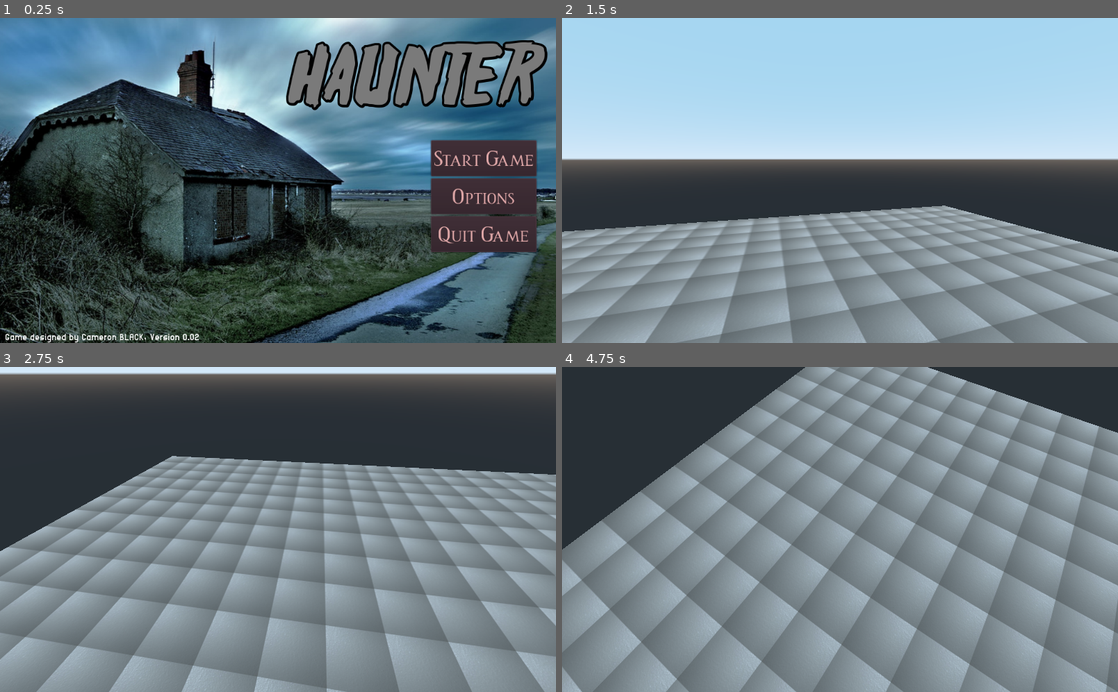
Above: before the commit, frames 1-4 (two rows, left to right).
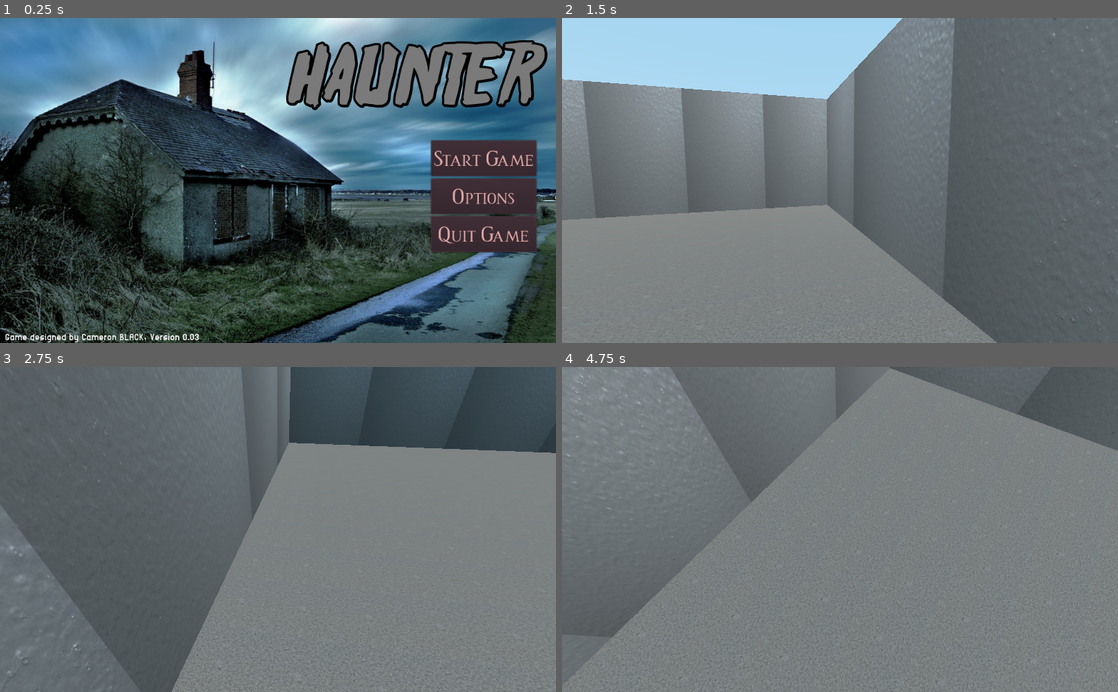
Above: after the commit, the same moments.

Repository: Camasamac/2022-Haunter
Game: Godot game, scene res://MainMenu/MainMenu.tscn
Two runs of this game, one before a commit and one after it. Both use one fixed random seed, a clock stepped at 60 frames per second and the inputs below.
Inputs (mouse positions are in pixels of both pictures, inside the frame that each line leads up to):
- Up to frame 1 (0.25 s): no input
- Up to frame 2 (1.5 s): click "Start Game" at 0.5 s; tap Enter at 1.25 s; move the mouse to (962, 164) at 1.27 s; hold D (player_right) from 1.28 s (still down)
- Up to frame 3 (2.75 s): tap Space (jump) at 1.52, 2.27 s; move the mouse to (166, 545) at 2.02 s; release D (player_right) at 2.03 s; hold S (player_backward) from 2.03 s (still down)
- Up to frame 4 (4.75 s): move the mouse to (895, 458) at 2.77 s; release S (player_backward) at 2.78 s; hold D (player_right) 2.78-3.53 s; move the mouse to (812, 594) at 3.52 s; hold W (player_forward) 3.53-4.28 s; tap Space (jump) at 3.77, 4.52 s; move the mouse to (1006, 578) at 4.27 s; hold A (player_left) from 4.28 s (still down)

The runs differ from the first frame. In frame 1, less than 0.1% of the frame differs, in the area x 35-36%, y 97-100%; in frame 2, 72%, in the area x 0-100%, y 0-100%; in frame 3, 63%; in frame 4, 55%.

Commit message:
Version 0.03 Top down map of Level 1
The 3D environment is simplified to set up, the floors and have been set for the first level, with walls coming shortly after, and the environment's platforms/objects will come in the same version. This has been updated to 0.03 as the new concept added is a full floorplan of level 1. This phase of development is slow, but the plan is laid out.

P.S use the below video for ideas on interactive
objects for your game :)
https://www.youtube.com/watch?v=GJqbxH1sESY

Diff:
--- a/GameScene/GameScene.tscn
+++ b/GameScene/GameScene.tscn
@@ -1,13 +1,23 @@
-[gd_scene load_steps=6 format=2]
-
-[ext_resource path="res://Textures/drywall.jpg" type="Texture" id=1]
+[gd_scene load_steps=10 format=2]
+
+[ext_resource path="res://Textures/seamless carpet texture.jpg" type="Texture" id=1]
 [ext_resource path="res://Player Stuff/Player.tscn" type="PackedScene" id=2]
+[ext_resource path="res://wall.tscn" type="PackedScene" id=3]
+[ext_resource path="res://Textures/drywall.jpg" type="Texture" id=4]
+
+[sub_resource type="QuadMesh" id=4]
+
+[sub_resource type="SpatialMaterial" id=5]
+albedo_texture = ExtResource( 4 )
+uv1_scale = Vector3( 5, 1, 1 )
 
 [sub_resource type="PlaneMesh" id=1]
 size = Vector2( 20, 20 )
 
 [sub_resource type="SpatialMaterial" id=3]
 albedo_texture = ExtResource( 1 )
+metallic = 0.64
+metallic_specular = 0.65
 uv1_triplanar = true
 
 [sub_resource type="ConcavePolygonShape" id=2]
@@ -15,23 +25,296 @@
 
 [node name="Haunter" type="Spatial"]
 
-[node name="Floor" type="MeshInstance" parent="."]
-transform = Transform( 1, 0, 0, 0, 1, 0, 0, 0, 1, 0.0330696, -0.00526834, -0.0323153 )
-mesh = SubResource( 1 )
-material/0 = SubResource( 3 )
-
-[node name="StaticBody" type="StaticBody" parent="Floor"]
-
-[node name="CollisionShape" type="CollisionShape" parent="Floor/StaticBody"]
-transform = Transform( 10, 0, 0, 0, 1, 0, 0, 0, 10, -0.01, 0.031, 0.043 )
-shape = SubResource( 2 )
-__meta__ = {
-"_editor_description_": "You need to alter the top left x and botoom right z values in order to adjust the collision area of a floor."
-}
-
 [node name="DirectionalLight" type="DirectionalLight" parent="."]
-transform = Transform( 0.5, -0.612372, 0.612373, 0, 0.707107, 0.707106, -0.866025, -0.353553, 0.353554, 0, 0, 0 )
+transform = Transform( 0.5, -0.612372, 0.612373, 0, 0.707107, 0.707106, -0.866025, -0.353553, 0.353554, 0, 0.376277, 0 )
 shadow_enabled = true
 
 [node name="Player" parent="." instance=ExtResource( 2 )]
-transform = Transform( 1, 0, 0, 0, 1, 0, 0, 0, 1, 0.39518, 1.69734, -0.0390353 )
+transform = Transform( 1, 0, 0, 0, 1, 0, 0, 0, 1, 0.39518, 1.69734, -7.41092 )
+
+[node name="wall1" parent="." instance=ExtResource( 3 )]
+transform = Transform( 24.5, 0, 0, 0, 6, 0, 0, 0, 0.6, -0.0968955, 2.82329, -11.9428 )
+
+[node name="wall2" parent="." instance=ExtResource( 3 )]
+transform = Transform( -1.07093e-06, 0, -0.6, 0, 6, 0, 24.5, 0, -2.62268e-08, 11.9514, 2.83219, -0.287923 )
+mesh = SubResource( 4 )
+material/0 = SubResource( 5 )
+
+[node name="wall3" parent="." instance=ExtResource( 3 )]
+transform = Transform( -50, 0, 9.05975e-08, 0, 6, 0, -7.54979e-06, 0, -0.6, -12.7569, 2.83219, 11.9276 )
+mesh = SubResource( 4 )
+material/0 = SubResource( 5 )
+
+[node name="wall4" parent="." instance=ExtResource( 3 )]
+transform = Transform( -7.78675e-07, 0, 0.6, 0, 6, 0, -17.814, 0, -2.62268e-08, -11.8055, 2.83219, -3.27376 )
+mesh = SubResource( 4 )
+material/0 = SubResource( 5 )
+
+[node name="wall5 (First Corridor)" parent="." instance=ExtResource( 3 )]
+transform = Transform( 10, 0, 0, 0, 6, 0, 0, 0, 0.6, -16.7905, 2.83219, 5.63189 )
+mesh = SubResource( 4 )
+material/0 = SubResource( 5 )
+
+[node name="wall6(First Corridor)2" parent="." instance=ExtResource( 3 )]
+transform = Transform( 10, 0, 0, 0, 6, 0, 0, 0, 0.6, -39.3437, 2.83219, 5.63189 )
+mesh = SubResource( 4 )
+material/0 = SubResource( 5 )
+
+[node name="wall7" parent="." instance=ExtResource( 3 )]
+transform = Transform( 13, 0, 0, 0, 6, 0, 0, 0, 0.6, -28.0864, 2.82329, -8.10598 )
+
+[node name="wall8" parent="." instance=ExtResource( 3 )]
+transform = Transform( -6.11959e-07, 0, 0.6, 0, 6, 0, -14, 0, -2.62268e-08, -34.3638, 2.82329, -1.35311 )
+
+[node name="wall9" parent="." instance=ExtResource( 3 )]
+transform = Transform( 1.66948e-07, 0, -0.6, 0, 6, 0, 14, 0, 7.15493e-09, -21.7014, 2.82329, -1.34128 )
+
+[node name="wall10" parent="." instance=ExtResource( 3 )]
+transform = Transform( -1.35505e-06, 0, 0.6, 0, 6, 0, -31, 0, -2.62268e-08, -44.3099, 2.82329, 21.1076 )
+
+[node name="wall11" parent="." instance=ExtResource( 3 )]
+transform = Transform( 18, 0, 0, 0, 6, 0, 0, 0, 0.6, -28.9698, 2.82329, 12.0274 )
+
+[node name="wall12" parent="." instance=ExtResource( 3 )]
+transform = Transform( -1.35505e-06, 0, -0.6, 0, 6, 0, 31, 0, -2.62268e-08, -20.5539, 2.82794, 27.5521 )
+
+[node name="wall13" parent="." instance=ExtResource( 3 )]
+transform = Transform( -18, 0, -5.24537e-08, 0, 6, 0, 1.57361e-06, 0, -0.6, -35.3476, 2.82329, 36.0845 )
+
+[node name="Floor1 (start-room)" type="MeshInstance" parent="."]
+transform = Transform( 1.2, 0, 0, 0, 1, 0, 0, 0, 1.2, 0.0330696, -0.00526834, -0.0323153 )
+mesh = SubResource( 1 )
+material/0 = SubResource( 3 )
+
+[node name="StaticBody" type="StaticBody" parent="Floor1 (start-room)"]
+
+[node name="CollisionShape" type="CollisionShape" parent="Floor1 (start-room)/StaticBody"]
+transform = Transform( 10, 0, 0, 0, 1, 0, 0, 0, 10, -0.01, 0.031, 0.043 )
+shape = SubResource( 2 )
+__meta__ = {
+"_editor_description_": "You need to alter the top left x and botoom right z values in order to adjust the collision area of a floor."
+}
+
+[node name="Floor2 (First Corridor)" type="MeshInstance" parent="."]
+transform = Transform( -1.50804e-08, 0, 1.638, 0, 1, 0, -0.345, 0, -7.15993e-08, -28.0442, -0.00526834, 8.7997 )
+mesh = SubResource( 1 )
+material/0 = SubResource( 3 )
+
+[node name="StaticBody" type="StaticBody" parent="Floor2 (First Corridor)"]
+
+[node name="CollisionShape" type="CollisionShape" parent="Floor2 (First Corridor)/StaticBody"]
+transform = Transform( 10, 0, 0, 0, 1, 0, 0, 0, 10, -0.01, 0.031, 0.043 )
+shape = SubResource( 2 )
+__meta__ = {
+"_editor_description_": "You need to alter the top left x and botoom right z values in order to adjust the collision area of a floor."
+}
+
+[node name="Floor3 (1Corridor Room)" type="MeshInstance" parent="."]
+transform = Transform( 0.7, 0, 0, 0, 1, 0, 0, 0, 0.7, -28.1025, -0.00526834, -1.38833 )
+mesh = SubResource( 1 )
+material/0 = SubResource( 3 )
+
+[node name="StaticBody" type="StaticBody" parent="Floor3 (1Corridor Room)"]
+
+[node name="CollisionShape" type="CollisionShape" parent="Floor3 (1Corridor Room)/StaticBody"]
+transform = Transform( 10, 0, 0, 0, 1, 0, 0, 0, 10, -0.01, 0.031, 0.043 )
+shape = SubResource( 2 )
+__meta__ = {
+"_editor_description_": "You need to alter the top left x and botoom right z values in order to adjust the collision area of a floor."
+}
+
+[node name="Floor4 (2nd Big Room)" type="MeshInstance" parent="."]
+transform = Transform( 1.215, 0, 0, 0, 1, 0, 0, 0, 1.213, -32.6176, -0.00526262, 24.1262 )
+mesh = SubResource( 1 )
+material/0 = SubResource( 3 )
+
+[node name="StaticBody" type="StaticBody" parent="Floor4 (2nd Big Room)"]
+
+[node name="CollisionShape" type="CollisionShape" parent="Floor4 (2nd Big Room)/StaticBody"]
+transform = Transform( 10, 0, 0, 0, 1, 0, 0, 0, 10, -0.01, 0.031, 0.043 )
+shape = SubResource( 2 )
+__meta__ = {
+"_editor_description_": "You need to alter the top left x and botoom right z values in order to adjust the collision area of a floor."
+}
+
+[node name="Floor5 (To Kitchen)" type="MeshInstance" parent="."]
+transform = Transform( -1.50804e-08, 0, 0.29, 0, 1, 0, -0.345, 0, -1.26763e-08, -23.4825, -0.00526834, 39.5484 )
+mesh = SubResource( 1 )
+material/0 = SubResource( 3 )
+
+[node name="StaticBody" type="StaticBody" parent="Floor5 (To Kitchen)"]
+
+[node name="CollisionShape" type="CollisionShape" parent="Floor5 (To Kitchen)/StaticBody"]
+transform = Transform( 10, 0, 0, 0, 1, 0, 0, 0, 10, -0.01, 0.031, 0.043 )
+shape = SubResource( 2 )
+__meta__ = {
+"_editor_description_": "You need to alter the top left x and botoom right z values in order to adjust the collision area of a floor."
+}
+
+[node name="Floor6 (Kitchen)" type="MeshInstance" parent="."]
+transform = Transform( 2.1, 0, 0, 0, 1, 0, 0, 0, 1.7, -5.41443, -0.00526262, 59.7363 )
+mesh = SubResource( 1 )
+material/0 = SubResource( 3 )
+
+[node name="StaticBody" type="StaticBody" parent="Floor6 (Kitchen)"]
+
+[node name="CollisionShape" type="CollisionShape" parent="Floor6 (Kitchen)/StaticBody"]
+transform = Transform( 10, 0, 0, 0, 1, 0, 0, 0, 10, -0.01, 0.031, 0.043 )
+shape = SubResource( 2 )
+__meta__ = {
+"_editor_description_": "You need to alter the top left x and botoom right z values in order to adjust the collision area of a floor."
+}
+
+[node name="Floor7 (1Secret Entrance)" type="MeshInstance" parent="."]
+transform = Transform( -1.50804e-08, 0, 0.29, 0, 1, 0, -0.345, 0, -1.26763e-08, 3.78678, -0.00526834, 39.5484 )
+mesh = SubResource( 1 )
+material/0 = SubResource( 3 )
+
+[node name="StaticBody" type="StaticBody" parent="Floor7 (1Secret Entrance)"]
+
+[node name="CollisionShape" type="CollisionShape" parent="Floor7 (1Secret Entrance)/StaticBody"]
+transform = Transform( 10, 0, 0, 0, 1, 0, 0, 0, 10, -0.01, 0.031, 0.043 )
+shape = SubResource( 2 )
+__meta__ = {
+"_editor_description_": "You need to alter the top left x and botoom right z values in order to adjust the collision area of a floor."
+}
+
+[node name="Floor8 (1 Secret Room)" type="MeshInstance" parent="."]
+transform = Transform( 0.9, 0, 0, 0, 1, 0, 0, 0, 1, -2.25099, -0.00526834, 26.4569 )
+mesh = SubResource( 1 )
+material/0 = SubResource( 3 )
+
+[node name="StaticBody" type="StaticBody" parent="Floor8 (1 Secret Room)"]
+
+[node name="CollisionShape" type="CollisionShape" parent="Floor8 (1 Secret Room)/StaticBody"]
+transform = Transform( 10, 0, 0, 0, 1, 0, 0, 0, 10, -0.01, 0.031, 0.043 )
+shape = SubResource( 2 )
+__meta__ = {
+"_editor_description_": "You need to alter the top left x and botoom right z values in order to adjust the collision area of a floor."
+}
+
+[node name="Floor9 (exit kitchen)" type="MeshInstance" parent="."]
+transform = Transform( -1.50804e-08, 0, 0.29, 0, 1, 0, -0.345, 0, -1.26763e-08, -29.1942, 0.0527723, 73.2669 )
+mesh = SubResource( 1 )
+material/0 = SubResource( 3 )
+
+[node name="StaticBody" type="StaticBody" parent="Floor9 (exit kitchen)"]
+
+[node name="CollisionShape" type="CollisionShape" parent="Floor9 (exit kitchen)/StaticBody"]
+transform = Transform( 10, 0, 0, 0, 1, 0, 0, 0, 10, -0.01, 0.031, 0.043 )
+shape = SubResource( 2 )
+__meta__ = {
+"_editor_description_": "You need to alter the top left x and botoom right z values in order to adjust the collision area of a floor."
+}
+
+[node name="Floor10 (deteriorating room)" type="MeshInstance" parent="."]
+transform = Transform( 1.7, 0, 0, 0, 1, 0, 0, 0, 1.2, -48.7831, -0.00526834, 64.7856 )
+mesh = SubResource( 1 )
+material/0 = SubResource( 3 )
+
+[node name="StaticBody" type="StaticBody" parent="Floor10 (deteriorating room)"]
+
+[node name="CollisionShape" type="CollisionShape" parent="Floor10 (deteriorating room)/StaticBody"]
+transform = Transform( 10, 0, 0, 0, 1, 0, 0, 0, 10, -0.01, 0.031, 0.043 )
+shape = SubResource( 2 )
+__meta__ = {
+"_editor_description_": "You need to alter the top left x and botoom right z values in order to adjust the collision area of a floor."
+}
+
+[node name="Floor11 (corridor2)" type="MeshInstance" parent="."]
+transform = Transform( 0.6, 0, 0, 0, 1, 0, 0, 0, 2.7, -56.8952, -0.00526834, 26.1421 )
+mesh = SubResource( 1 )
+material/0 = SubResource( 3 )
+
+[node name="StaticBody" type="StaticBody" parent="Floor11 (corridor2)"]
+
+[node name="CollisionShape" type="CollisionShape" parent="Floor11 (corridor2)/StaticBody"]
+transform = Transform( 10, 0, 0, 0, 1, 0, 0, 0, 10, -0.01, 0.031, 0.043 )
+shape = SubResource( 2 )
+__meta__ = {
+"_editor_description_": "You need to alter the top left x and botoom right z values in order to adjust the collision area of a floor."
+}
+
+[node name="Floor12 (look out! room)" type="MeshInstance" parent="."]
+transform = Transform( 1.4, 0, 0, 0, 1, 0, 0, 0, 1, -55.8523, -0.00526834, -10.7788 )
+mesh = SubResource( 1 )
+material/0 = SubResource( 3 )
+
+[node name="StaticBody" type="StaticBody" parent="Floor12 (look out! room)"]
+
+[node name="CollisionShape" type="CollisionShape" parent="Floor12 (look out! room)/StaticBody"]
+transform = Transform( 10, 0, 0, 0, 1, 0, 0, 0, 10, -0.01, 0.031, 0.043 )
+shape = SubResource( 2 )
+__meta__ = {
+"_editor_description_": "You need to alter the top left x and botoom right z values in order to adjust the collision area of a floor."
+}
+
+[node name="Floor13 (corridor filled with doors)" type="MeshInstance" parent="."]
+transform = Transform( 2.2, 0, 0, 0, 1, 0, 0, 0, 0.8, -84.521, -0.00526834, 25.7161 )
+mesh = SubResource( 1 )
+material/0 = SubResource( 3 )
+
+[node name="StaticBody" type="StaticBody" parent="Floor13 (corridor filled with doors)"]
+
+[node name="CollisionShape" type="CollisionShape" parent="Floor13 (corridor filled with doors)/StaticBody"]
+transform = Transform( 10, 0, 0, 0, 1, 0, 0, 0, 10, -0.01, 0.031, 0.043 )
+shape = SubResource( 2 )
+__meta__ = {
+"_editor_description_": "You need to alter the top left x and botoom right z values in order to adjust the collision area of a floor."
+}
+
+[node name="Floor14 (2 Secret Room)" type="MeshInstance" parent="."]
+transform = Transform( 0.6, 0, 0, 0, 1, 0, 0, 0, 0.8, -72.7993, -0.00526834, 41.7423 )
+mesh = SubResource( 1 )
+material/0 = SubResource( 3 )
+
+[node name="StaticBody" type="StaticBody" parent="Floor14 (2 Secret Room)"]
+
+[node name="CollisionShape" type="CollisionShape" parent="Floor14 (2 Secret Room)/StaticBody"]
+transform = Transform( 10, 0, 0, 0, 1, 0, 0, 0, 10, -0.01, 0.031, 0.043 )
+shape = SubResource( 2 )
+__meta__ = {
+"_editor_description_": "You need to alter the top left x and botoom right z values in order to adjust the collision area of a floor."
+}
+
+[node name="Floor15 (3 Secret Room)" type="MeshInstance" parent="."]
+transform = Transform( 0.5, 0, 0, 0, 1, 0, 0, 0, 0.4, -95.5622, -0.00526834, 13.9914 )
+mesh = SubResource( 1 )
+material/0 = SubResource( 3 )
+
+[node name="StaticBody" type="StaticBody" parent="Floor15 (3 Secret Room)"]
+
+[node name="CollisionShape" type="CollisionShape" parent="Floor15 (3 Secret Room)/StaticBody"]
+transform = Transform( 10, 0, 0, 0, 1, 0, 0, 0, 10, -0.01, 0.031, 0.043 )
+shape = SubResource( 2 )
+__meta__ = {
+"_editor_description_": "You need to alter the top left x and botoom right z values in order to adjust the collision area of a floor."
+}
+
+[node name="Floor16 (Arena Room)" type="MeshInstance" parent="."]
+transform = Transform( 2.5, 0, 0, 0, 1, 0, 0, 0, 3, -130.852, -0.00526834, 26.2788 )
+mesh = SubResource( 1 )
+material/0 = SubResource( 3 )
+
+[node name="StaticBody" type="StaticBody" parent="Floor16 (Arena Room)"]
+
+[node name="CollisionShape" type="CollisionShape" parent="Floor16 (Arena Room)/StaticBody"]
+transform = Transform( 10, 0, 0, 0, 1, 0, 0, 0, 10, -0.01, 0.031, 0.043 )
+shape = SubResource( 2 )
+__meta__ = {
+"_editor_description_": "You need to alter the top left x and botoom right z values in order to adjust the collision area of a floor."
+}
+
+[node name="Floor17 (end room)" type="MeshInstance" parent="."]
+transform = Transform( 0.8, 0, 0, 0, 1, 0, 0, 0, 0.7, -163.535, -0.00526834, 26.2788 )
+mesh = SubResource( 1 )
+material/0 = SubResource( 3 )
+
+[node name="StaticBody" type="StaticBody" parent="Floor17 (end room)"]
+
+[node name="CollisionShape" type="CollisionShape" parent="Floor17 (end room)/StaticBody"]
+transform = Transform( 10, 0, 0, 0, 1, 0, 0, 0, 10, -0.01, 0.031, 0.043 )
+shape = SubResource( 2 )
+__meta__ = {
+"_editor_description_": "You need to alter the top left x and botoom right z values in order to adjust the collision area of a floor."
+}
--- a/MainMenu/MainMenu.tscn
+++ b/MainMenu/MainMenu.tscn
@@ -106,7 +106,7 @@
 hint_tooltip = "Look forward to future updates!"
 mouse_filter = 1
 custom_fonts/font = SubResource( 3 )
-text = "Game designed by Cameron BLACK, Version 0.02"
+text = "Game designed by Cameron BLACK, Version 0.03"
 __meta__ = {
 "_editor_description_": "The version number should change with every edition of the game, or something new being added. The version should reach 1 when the game is finished."
 }
--- a/Scripts/Player.gd
+++ b/Scripts/Player.gd
@@ -1,7 +1,7 @@
 extends KinematicBody
 
 # Physics variables that will help for the player.
-var movementSpeed = 4.0 # How fast the player can move.
+var movementSpeed = 8.0 # How fast the player can move.
 var jumpStrength = 7.0 # How much force used to make player jump.
 var gravity = 10 # Gravity's strength.
 
--- a/project.godot
+++ b/project.godot
@@ -50,6 +50,11 @@
 "events": [ Object(InputEventMouseButton,"resource_local_to_scene":false,"resource_name":"","device":0,"alt":false,"shi …(212 unchanged characters)…
  ]
 }
+Interact={
+"deadzone": 0.5,
+"events": [ Object(InputEventKey,"resource_local_to_scene":false,"resource_name":"","device":0,"alt":false,"shift":false,"control":false,"meta":false,"command":false,"pressed":false,"scancode":0,"physical_scancode":69,"unicode":0,"echo":false,"script":null)
+ ]
+}
 
 [physics]
 
--- /dev/null
+++ b/wall.tscn
@@ -0,0 +1,24 @@
+[gd_scene load_steps=5 format=2]
+
+[ext_resource path="res://Textures/drywall.jpg" type="Texture" id=1]
+
+[sub_resource type="QuadMesh" id=1]
+
+[sub_resource type="SpatialMaterial" id=2]
+albedo_texture = ExtResource( 1 )
+uv1_scale = Vector3( 5, 1, 1 )
+
+[sub_resource type="BoxShape" id=3]
+extents = Vector3( 0.200001, 0.193936, 1 )
+
+[node name="Spatial" type="MeshInstance"]
+transform = Transform( 2, 0, 0, 0, 2.304, 0, 0, 0, 0.6, 0, 0, 0 )
+mesh = SubResource( 1 )
+material/0 = SubResource( 2 )
+
+[node name="StaticBody" type="StaticBody" parent="."]
+transform = Transform( 2, 0, 0, 0, 2, 0, 0, 0, 2, 0, 0, 0 )
+
+[node name="CollisionShape" type="CollisionShape" parent="StaticBody"]
+transform = Transform( 1.265, 0, 0, 0, 1.256, 0, 0, 0, 0.063, 0, 0.005, 0 )
+shape = SubResource( 3 )
Binary file added: Textures/seamless carpet texture.jpg
Not shown, added: Textures/seamless carpet texture.jpg.import
